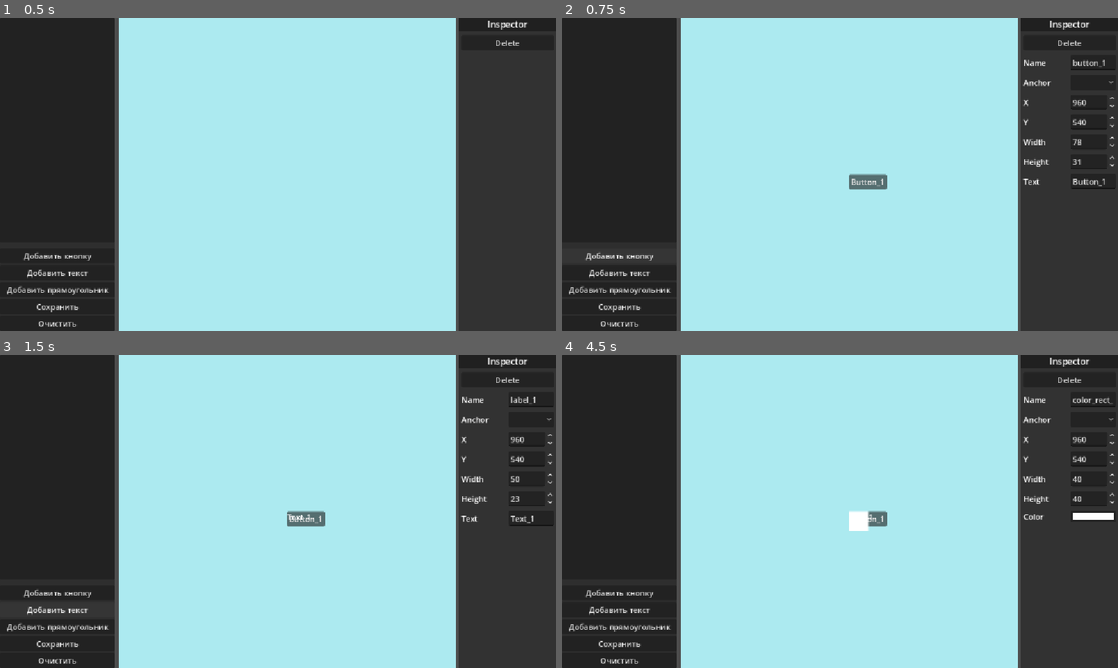
Above: before the commit, frames 1-4 (two rows, left to right).
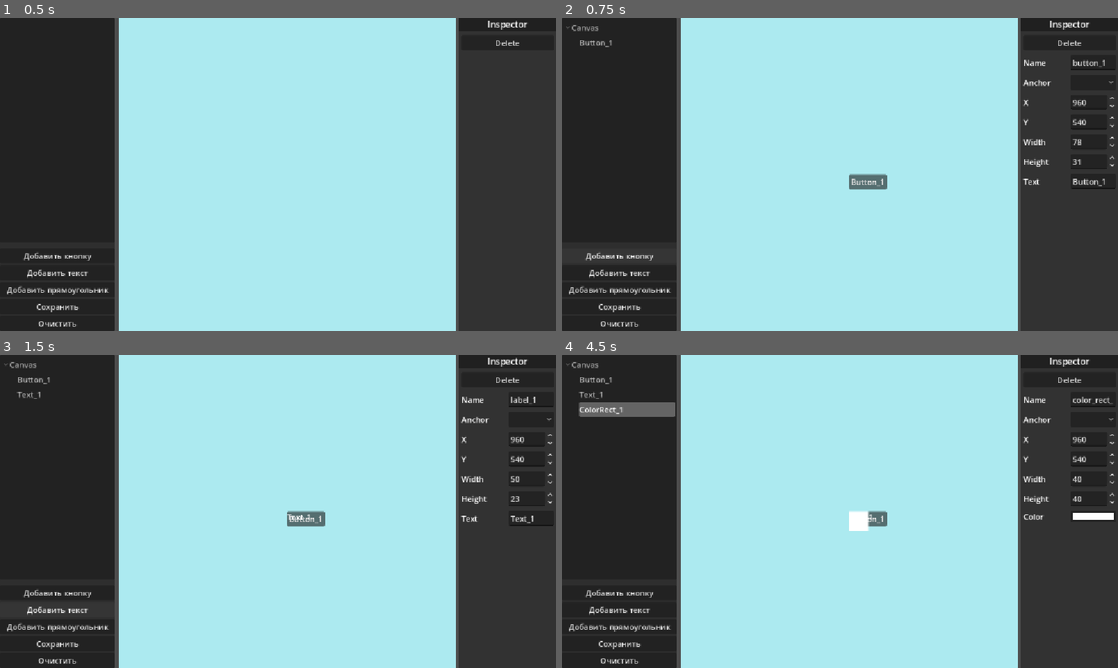
Above: after the commit, the same moments.

Repository: Yerxiz/UIEditor
Game: Godot game, scene res://scenes/main.tscn
The game is run twice, just before and just after one commit, with the same random seed, the same clock (stepped at 60 frames per second) and the same inputs. The project has no main scene, so this scene is started directly.
Inputs:
- Up to frame 1 (0.5 s): no input
- Up to frame 2 (0.75 s): click "Добавить кнопку" at 0.5 s
- Up to frame 3 (1.5 s): click "Добавить текст" at 1.25 s
- Up to frame 4 (4.5 s): click "Добавить прямоугольник" at 2 s; click "Сохранить" at 2.75 s; click "Очистить" at 3.5 s; click "Button_1" at 4.25 s

Frame 1 is identical in both runs. In frame 2, 0.1% of the frame differs, in the area x 0-9%, y 2-10%; in frame 3, 0.2%; in frame 4, 1.0%, in the area x 0-21%, y 2-20%.

Commit message:
feat(hierarchy): добавить иерархию объектов
Синхронизировать выбранный объект в иерархии, холсте и инспекторе

Diff:
--- a/scenes/main.tscn
+++ b/scenes/main.tscn
@@ -241,6 +241,7 @@
 color = Color(1, 1, 1, 1)
 
 [connection signal="dragged" from="MainLayout" to="." method="_on_main_layout_dragged"]
+[connection signal="item_selected" from="MainLayout/HaT_PanelContainer/VSplitContainer/Hierarchy" to="." method="_on_hierarchy_item_selected"]
 [connection signal="button_up" from="MainLayout/HaT_PanelContainer/VSplitContainer/Toolbar/AddButton" to="." method="_on_add_element" binds= ["button"]]
 [connection signal="button_up" from="MainLayout/HaT_PanelContainer/VSplitContainer/Toolbar/AddLabel" to="." method="_on_add_element" binds= ["label"]]
 [connection signal="button_up" from="MainLayout/HaT_PanelContainer/VSplitContainer/Toolbar/AddColorRect" to="." method="_on_add_element" binds= ["color_rect"]]
--- a/scripts/main.gd
+++ b/scripts/main.gd
@@ -79,13 +79,16 @@
 	if type == "button":
 		new_element = Button.new()
 		new_element.text = "Button_" + str(ind)
+		new_element.name = new_element.text
 
 	elif type == "label":
 		new_element = Label.new()
 		new_element.text = "Text_" + str(ind)
+		new_element.name = new_element.text
 		new_element.mouse_filter = Control.MOUSE_FILTER_PASS
 	elif type == "color_rect":
 		new_element = ColorRect.new()
+		new_element.name = "ColorRect_" + str(ind)
 		new_element.size = Vector2(40.0, 40.0)
 
 	new_element.set_script(load("res://scripts/DraggableElement.gd"))
@@ -96,7 +99,6 @@
 	new_element.anchor_top = 0.0
 	new_element.position = Vector2(canvas.size.x / 2.0, canvas.size.y / 2.0)
 
-	new_element.name = type + str(element_counter)
 	element_counter += 1
 
 	canvas.add_child(new_element)
@@ -161,6 +163,11 @@
 	selected_element = element
 	print(elements[selected_element])
 
+	for item in hierarchy.get_root().get_children():
+		if item.get_metadata(0) == element:
+			item.select(0)
+			break
+
 
 func _on_element_dragged(element : Control) -> void:
 	if element == selected_element:
@@ -169,10 +176,6 @@
 		prop_y_spinbox.value = element.position.y
 		_set_block_inspector_props_signals(false)
 		elements[element]["position"] = element.position
-
-
-func _update_hierarchy() -> void:
-	pass
 
 
 func _update_inspector() -> void:
@@ -212,6 +215,27 @@
 	_set_block_inspector_props_signals(false)
 
 
+func _update_hierarchy() -> void:
+	hierarchy.clear()
+	var root = hierarchy.create_item()
+	root.set_text(0, "Canvas")
+
+	for el in elements:
+		if is_instance_valid(el):
+			var item = hierarchy.create_item(root)
+			item.set_text(0, el.name)
+			item.set_metadata(0, el)
+
+
+func _on_hierarchy_item_selected() -> void:
+	var selected_item = hierarchy.get_selected()
+	if selected_item:
+		var el = selected_item.get_metadata(0)
+		if el and is_instance_valid(el):
+			selected_element = el
+			el.move_to_front()
+
+
 func _on_inspector_changed(_value = null) -> void:
 	if not selected_element: return
 
@@ -237,6 +261,7 @@
 		selected_element.color = prop_color_picker.color
 		data["color"] = prop_color_picker.color
 
+	_update_hierarchy()
 
 
 func _set_block_inspector_props_signals(value : bool) -> void:
@@ -264,3 +289,5 @@
 			prop_height_hboxcont.hide()
 			prop_text_hboxcont.hide()
 			prop_color_hboxcont.hide()
+
+		_update_hierarchy()
